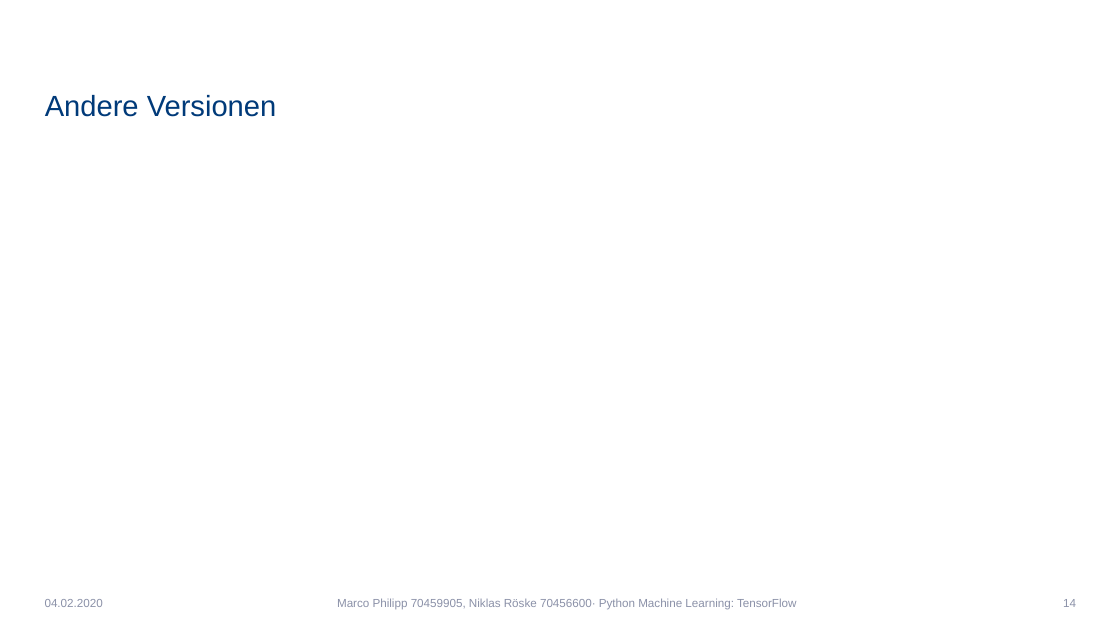
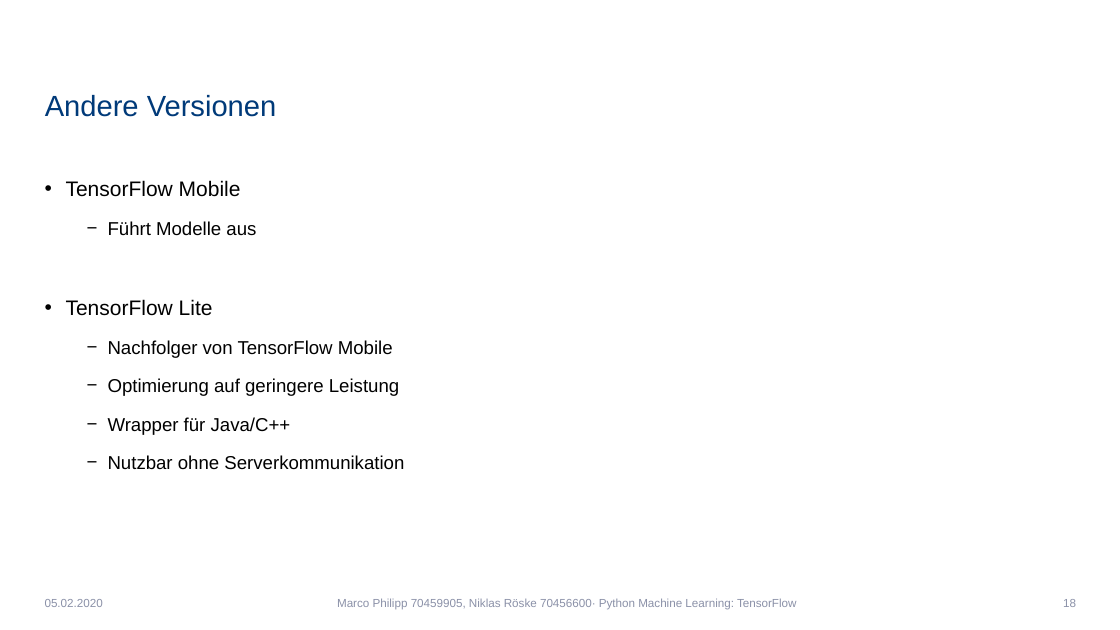
Before and after one commit to Niklas1997Git/Seminar, a slide deck: slide 18 of SeminarPräsentation.pptx (slide 14 before the commit). Drawn at 1120x630 pixels with LibreOffice and Linux fonts; fonts in the diff are those of the drawing; background and template pictures are left out. Boxes give left, top, right and bottom in pixels: in the first picture for what was removed or moved away, otherwise in the second. Text is boxed around its words. In the diff, an @@ line names an element or a change of style, - is before the commit and + after.

```diff
--- a/SeminarPräsentation.pptx
+++ b/SeminarPräsentation.pptx
@@ text added at box(66, 180, 404, 470), 16 pt, text #000000 @@
+• TensorFlow Mobile
+  − Führt Modelle aus
+• TensorFlow Lite
+  − Nachfolger von TensorFlow Mobile
+  − Optimierung auf geringere Leistung
+  − Wrapper für Java/C++
+  − Nutzbar ohne Serverkommunikation
@@ text at box(45, 599, 103, 607): text changed @@
-04.02.2020
+05.02.2020
@@ page number at box(1063, 599, 1076, 607): text changed @@
-14
+18
```
Also in this commit, not shown: 14 other slides changed, 5 slides added.
